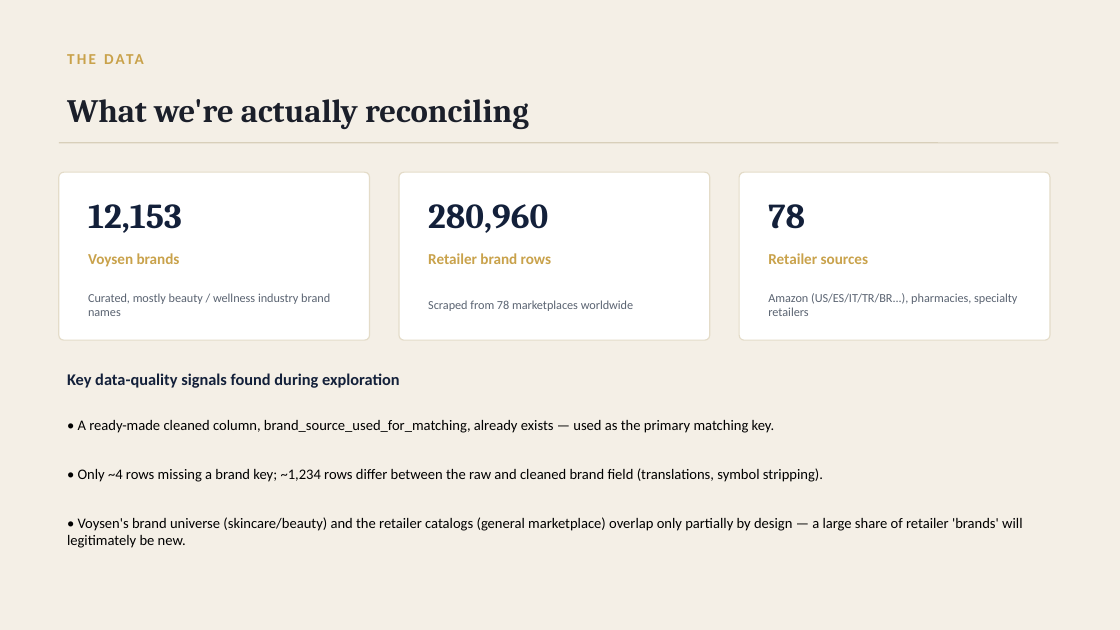
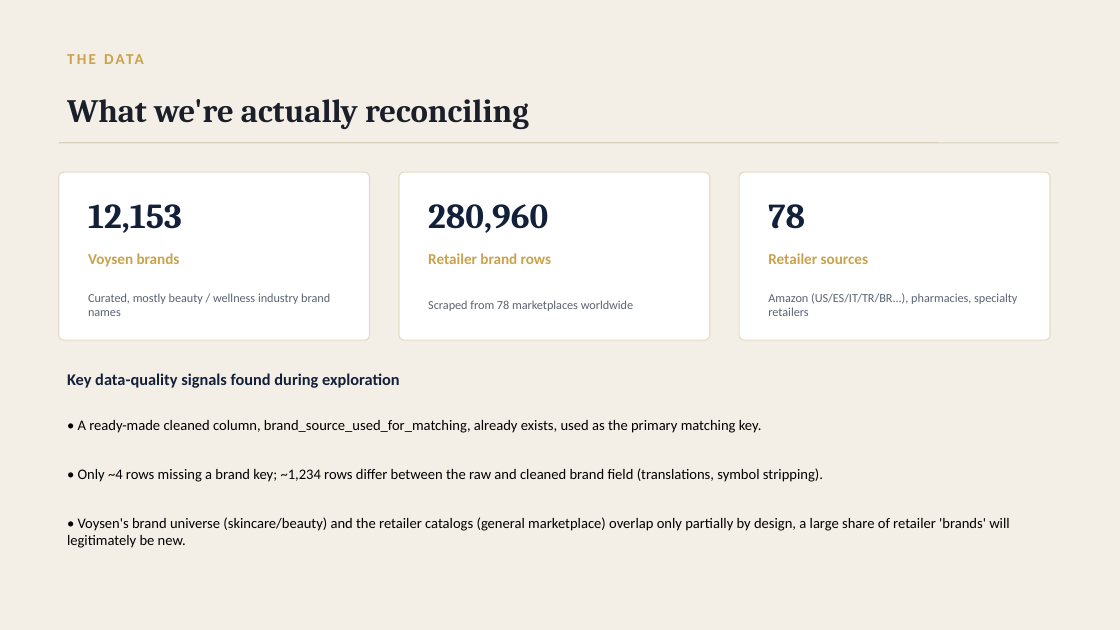
Before and after one commit to Ayoub-etoullali/voysen-brand-matching, a slide deck: slide 3 of Voysen_Brand_Matching_Presentation.pptx. Drawn at 1120x630 pixels with LibreOffice and Linux fonts; fonts in the diff are those of the drawing. Boxes give left, top, right and bottom in pixels: in the first picture for what was removed or moved away, otherwise in the second. Text is boxed around its words. In the diff, an @@ line names an element or a change of style, - is before the commit and + after.

Commit message:
voysen

```diff
--- a/Voysen_Brand_Matching_Presentation.pptx
+++ b/Voysen_Brand_Matching_Presentation.pptx
@@ text at bbox=[78, 420, 762, 433]: text changed @@
-• A ready-made cleaned column, brand_source_used_for_matching, already exists — used as the primary matching key.
+• A ready-made cleaned column, brand_source_used_for_matching, already exists, used as the primary matching key.
@@ text at bbox=[67, 517, 1009, 548]: text changed @@
-• Voysen's brand universe (skincare/beauty) and the retailer catalogs (general marketplace) overlap only partially by design — a large share of retailer 'brands' will legitimately be new.
+• Voysen's brand universe (skincare/beauty) and the retailer catalogs (general marketplace) overlap only partially by design, a large share of retailer 'brands' will legitimately be new.
```
Also in this commit, not shown: 7 other slides changed, 1 other file.
